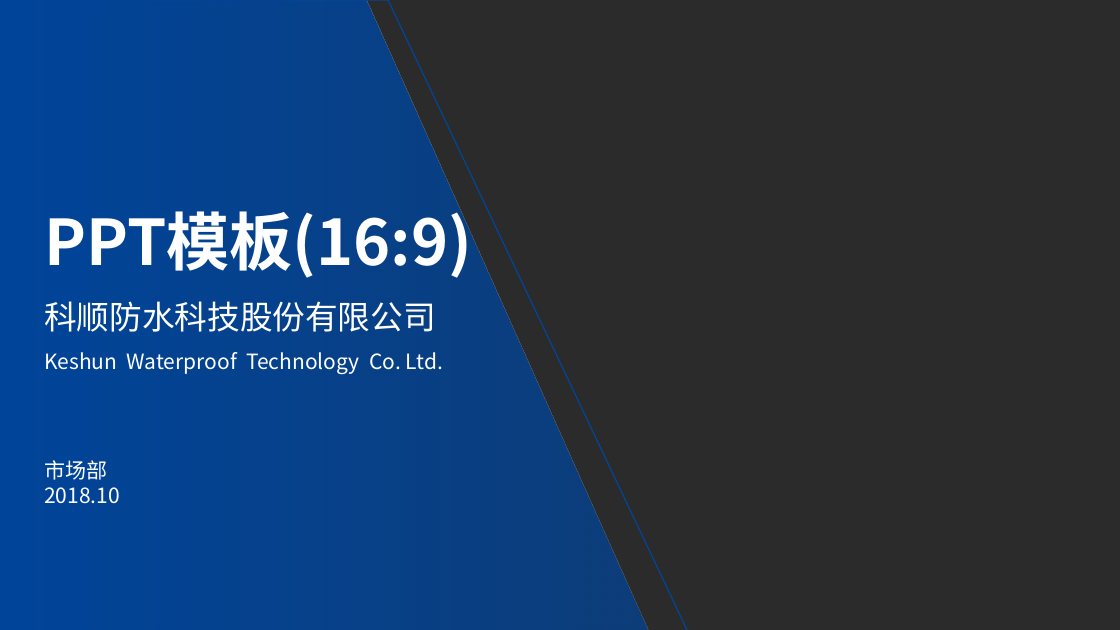
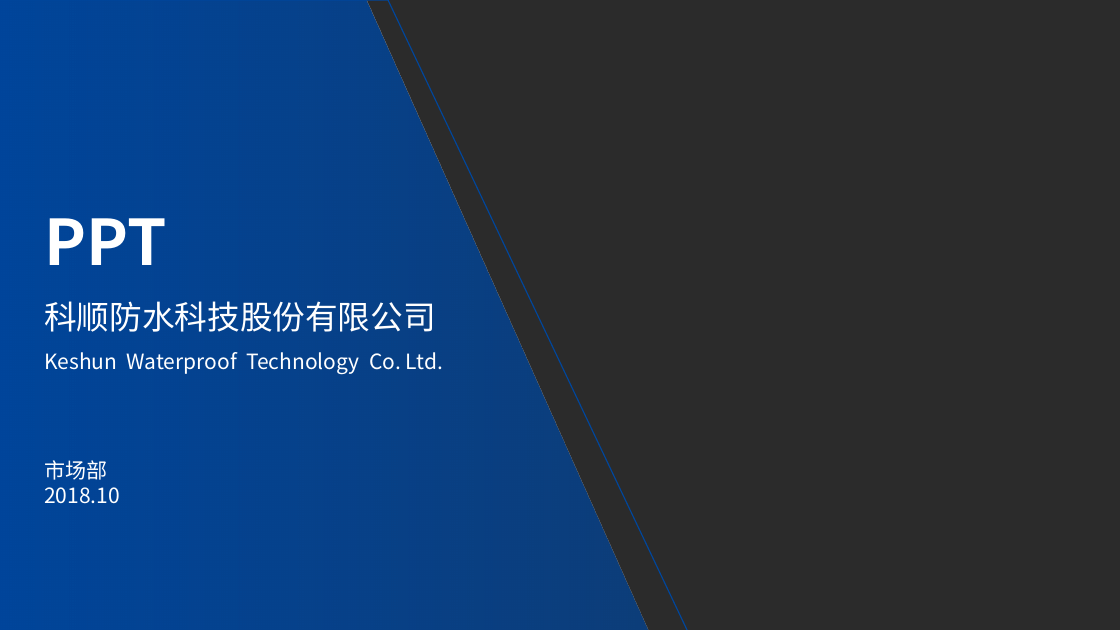
Before and after one commit to Jack-liangqihua/ABAP_CODER, a slide deck: slide 1 of 项目管理/00 PPT 科顺/公司PPT模板16：9.pptx. Drawn at 1120x630 pixels with LibreOffice and Linux fonts; fonts in the diff are those of the drawing; background and template pictures are left out; a plain dark background stands for a picture behind light text. Boxes give left, top, right and bottom in pixels: in the first picture for what was removed or moved away, otherwise in the second. Text is boxed around its words. In the diff, an @@ line names an element or a change of style, - is before the commit and + after.

```diff
--- a/项目管理/00 PPT 科顺/公司PPT模板16：9.pptx
+++ b/项目管理/00 PPT 科顺/公司PPT模板16：9.pptx
@@ text at box(44, 218, 166, 265): text changed @@
-PPT模板(16:9)
+PPT
```
Also in this commit, not shown: 1 other file.
